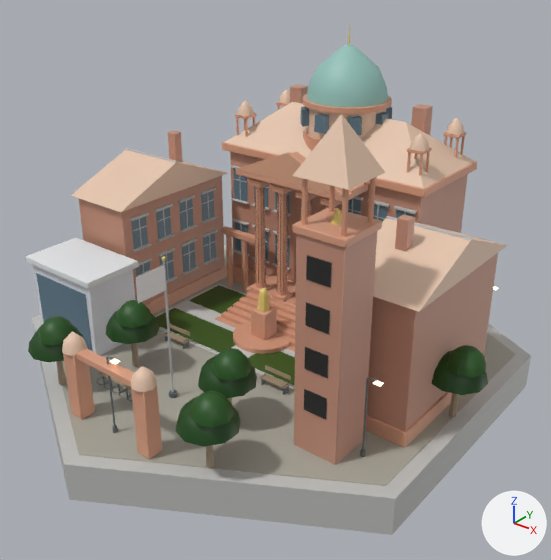
Renders of the glTF model native/godot/assets/art/blender/university_india.glb from each side of a commit.
Both versions are drawn from a 50 mm lens placed at (20.4, -25.2, 18.8), pointed at (1.0, -0.8, 3.7). The lights are fixed; the arrows at lower right show +X, +Y and +Z. The older version comes first. Vertices at exactly the same position are counted once.

Script lines for the objects in view, before the commit:
```python
ob_glass = bpy.data.objects.new('glass', me_glass)
ob_glass.location = (0.0, 0.0, 0.0)
ob_glow_warm = bpy.data.objects.new('glow_warm', me_glow_warm)
ob_glow_warm.location = (0.0, 0.0, 0.0)
ob_leaf = bpy.data.objects.new('leaf', me_leaf)
ob_leaf.location = (0.0, 0.0, 0.0)
ob_pavers = bpy.data.objects.new('pavers', me_pavers)
ob_pavers.location = (0.0, 0.0, 0.0)
ob_steel_dark = bpy.data.objects.new('steel_dark', me_steel_dark)
ob_steel_dark.location = (0.0, 0.0, 0.0)
ob_wall_concrete = bpy.data.objects.new('wall_concrete', me_wall_concrete)
ob_wall_concrete.location = (0.0, 0.0, 0.0)
ob_wood = bpy.data.objects.new('wood', me_wood)
ob_wood.location = (0.0, 0.0, 0.0)
# also in view: 'stone' at (0.0, -0.8, 5.6); 'banner' at (0.0, -7.4, 5.8); 'cladding' at (-7.1, -5.3, 2.1); 'brick' at (0.0, 1.1, 5.4); 'plaster' at (0.0, -0.9, 8.1)
```
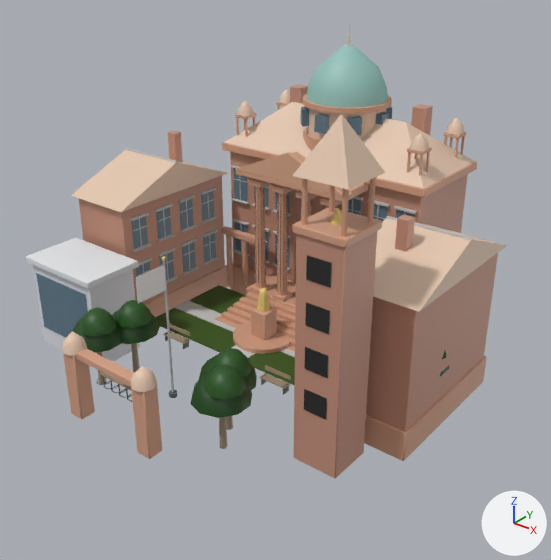
Pixel boxes [x1, y1, x2, y2] of what changed, in the pictures (551 x 560 px; the box of a moved part takes in the faces that stretch with it):
'wall_concrete', reshaped
    before: [32, 165, 531, 535]
    after: [130, 165, 417, 283]
'pavers', reshaped
    before: [56, 249, 516, 486]
    after: [174, 301, 295, 358]
'leaf', reshaped (18% narrower, 20% shorter)
    before: [28, 300, 488, 447]
    after: [72, 300, 449, 418]
'wood', reshaped
    before: [56, 323, 458, 468]
    after: [96, 323, 291, 449]
'steel_dark', reshaped
    before: [96, 333, 377, 457]
    after: [96, 333, 289, 402]
'glow_warm', deleted
    before: [110, 286, 499, 387]
part 1 of me_leaf, moved or reshaped
    before: [28, 325, 85, 362]
    after: [72, 320, 122, 353]
part 2 of me_leaf, moved or reshaped
    before: [38, 316, 76, 346]
    after: [79, 308, 117, 337]
part 3 of me_leaf, moved or reshaped
    before: [175, 396, 241, 447]
    after: [191, 372, 252, 418]
part 4 of me_leaf, moved or reshaped
    before: [189, 390, 234, 428]
    after: [204, 365, 247, 400]
part 5 of me_leaf, moved or reshaped (mostly hidden afterwards)
    before: [432, 351, 488, 395]
    after: [440, 366, 449, 376]
part 6 of me_leaf, moved or reshaped (mostly hidden afterwards)
    before: [446, 345, 486, 378]
    after: [442, 351, 447, 359]
part 7 of me_pavers, deleted
    before: [56, 249, 516, 486]
part 8 of me_steel_dark, deleted
    before: [106, 356, 377, 457]
part 9 of me_wall_concrete, deleted (mostly hidden)
    before: [155, 284, 294, 389]
part 10 of me_wall_concrete, deleted
    before: [32, 245, 531, 535]
part 11 of me_wood, moved or reshaped
    before: [56, 361, 66, 385]
    after: [96, 352, 106, 384]
part 12 of me_wood, moved or reshaped
    before: [206, 445, 214, 468]
    after: [219, 417, 227, 449]
part 13 of me_wood, moved or reshaped (not visible afterwards)
    before: [449, 393, 458, 417]
part 14 of me_wood, moved or reshaped (mostly hidden before)
    before: [227, 398, 232, 404]
    after: [226, 416, 233, 430]
part 15 of me_wood, moved or reshaped
    before: [131, 343, 139, 367]
    after: [131, 343, 140, 373]

Patch to the scene script:
```diff
--- a/native/godot/assets/art/blender/university_india.glb.py
+++ b/native/godot/assets/art/blender/university_india.glb.py
@@ me_leaf @@
-me_leaf.from_pydata(...)  # 396 vertices, 660 faces; spans x -11.1..11.2, y -10.2..0.7, z 2.0..3.7
+me_leaf.from_pydata(...)  # 396 vertices, 660 faces; spans x -9.4..9.5, y -8.7..0.8, z 2.0..3.7
+# me_leaf part 1: the loose piece of 41 vertices spanning x -5.5..-3.3, y -10.2..-7.8, z 2.0..3.1 is moved by (0.8, 1.5, 0.0)
+# me_leaf part 2: the loose piece of 25 vertices spanning x -4.8..-3.2, y -10.0..-8.4, z 2.8..3.7 is moved by (0.8, 1.5, 0.0)
+# me_leaf part 3: the loose piece of 41 vertices spanning x 3.3..5.5, y -10.2..-7.8, z 2.0..3.1 is moved by (-0.8, 1.5, 0.0)
+# me_leaf part 4: the loose piece of 25 vertices spanning x 4.0..5.6, y -10.0..-8.4, z 2.8..3.7 is moved by (-0.8, 1.5, 0.0)
+# me_leaf part 5: the loose piece of 41 vertices spanning x 8.9..11.1, y -1.7..0.7, z 2.0..3.1 is moved by (-1.7, 0.1, 0.0)
+# me_leaf part 6: the loose piece of 25 vertices spanning x 9.6..11.2, y -1.5..0.1, z 2.8..3.7 is moved by (-1.7, 0.1, 0.0)
+# other edits to the shape of me_leaf do not show in these pictures
 me_leaf.materials.append(mat_leaf)
@@ me_pavers @@
-me_pavers.from_pydata(...)  # 28 vertices, 44 faces; spans x -10.0..10.0, y -11.6..11.6, z 0.1..0.2
+me_pavers.from_pydata(...)  # 16 vertices, 24 faces; spans x -5.6..5.6, y -2.8..2.4, z 0.2
+# me_pavers part 7: the loose piece of 12 vertices spanning x -10.0..10.0, y -11.6..11.6, z 0.1 is deleted
 me_pavers.materials.append(mat_pavers)
@@ me_steel_dark @@
-me_steel_dark.from_pydata(...)  # 570 vertices, 1028 faces; spans x -8.6..8.9, y -9.9..9.9, z 0.1..3.7
+me_steel_dark.from_pydata(...)  # 342 vertices, 644 faces; spans x -3.6..3.6, y -8.3..-3.2, z 0.1..0.8
+# me_steel_dark part 8: 18 loose pieces with 228 vertices, spanning x -8.6..8.9, y -9.9..9.9, z 0.1..3.7, are deleted
 me_steel_dark.materials.append(mat_steel_dark)
@@ me_wall_concrete @@
-me_wall_concrete.from_pydata(...)  # 1852 vertices, 3244 faces; spans x -10.7..10.7, y -12.3..12.3, z -1.6..8.0
+me_wall_concrete.from_pydata(...)  # 1816 vertices, 3180 faces; spans x -6.2..6.2, y -3.0..8.4, z 1.5..8.0
+# me_wall_concrete part 9: the loose piece of 24 vertices spanning x -5.8..5.8, y -3.0..2.6, z 0.1..0.2 is deleted
+# me_wall_concrete part 10: the loose piece of 12 vertices spanning x -10.7..10.7, y -12.3..12.3, z -1.6..0.1 is deleted
 me_wall_concrete.materials.append(mat_wall_concrete)
@@ me_wood @@
-me_wood.from_pydata(...)  # 148 vertices, 248 faces; spans x -10.2..10.2, y -9.1..3.6, z 0.2..4.0
+me_wood.from_pydata(...)  # 148 vertices, 248 faces; spans x -8.4..8.4, y -8.1..3.6, z -0.2..4.0
+# me_wood part 11: the loose piece of 14 vertices spanning x -4.6..-4.2, y -9.1..-8.8, z 0.2..2.4 is scaled about its middle by (1, 1, 1.2), then moved by (0.8, 1.5, -0.2)
+# me_wood part 12: the loose piece of 14 vertices spanning x 4.2..4.6, y -9.1..-8.8, z 0.2..2.4 is scaled about its middle by (1, 1, 1.2), then moved by (-0.8, 1.5, -0.2)
+# me_wood part 13: the loose piece of 14 vertices spanning x 9.8..10.2, y -0.6..-0.3, z 0.2..2.4 is scaled about its middle by (1, 1, 1.2), then moved by (-1.7, 0.1, -0.2)
+# me_wood part 14: 7 of 148 vertices moved; they spanned x 2.8..3.2, y -6.5..-6.2, z 0.2 and now span x 2.8..3.2, y -6.5..-6.2, z -0.2; mean shift (0.0, 0.0, -0.4); largest move (3.0, -6.2, 0.2) -> (3.0, -6.2, -0.2)
+# me_wood part 15: 7 of 148 vertices moved; they spanned x -3.2..-2.8, y -6.1..-5.8, z 0.2 and now span x -3.2..-2.8, y -6.1..-5.8, z -0.2; mean shift (0.0, 0.0, -0.4); largest move (-3.0, -5.8, 0.2) -> (-3.0, -5.8, -0.2)
+# other edits to the shape of me_wood do not show in these pictures
 me_wood.materials.append(mat_wood)
@@ ob_glow_warm @@
-ob_glow_warm = bpy.data.objects.new('glow_warm', me_glow_warm)
```
